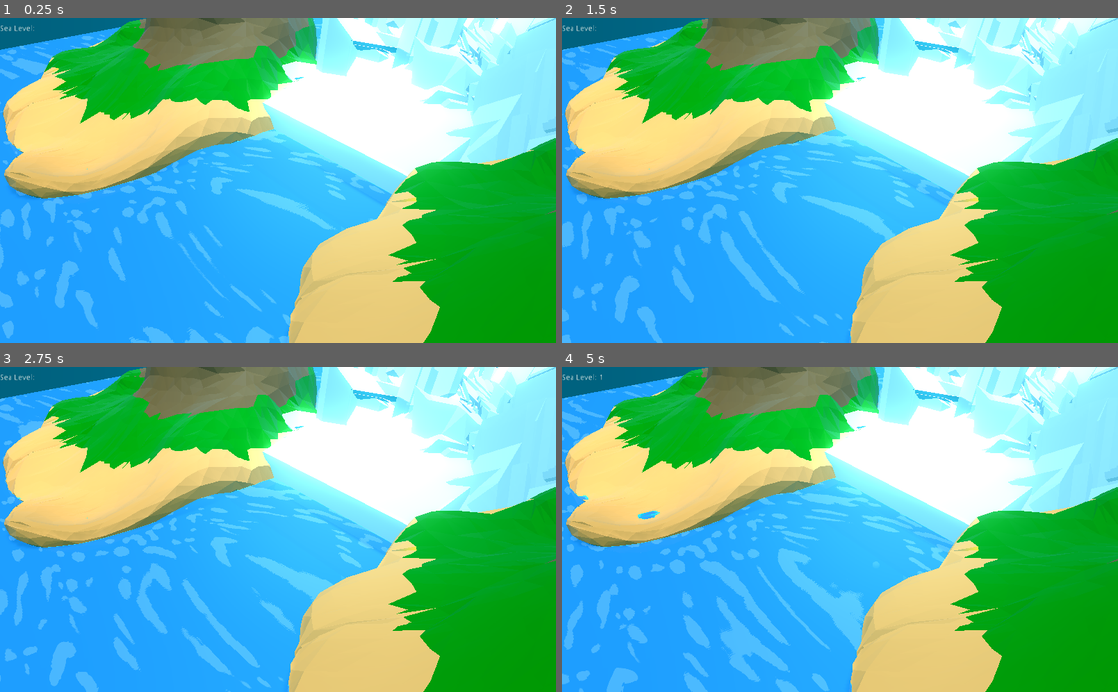
Above: before the commit, frames 1-4 (two rows, left to right).
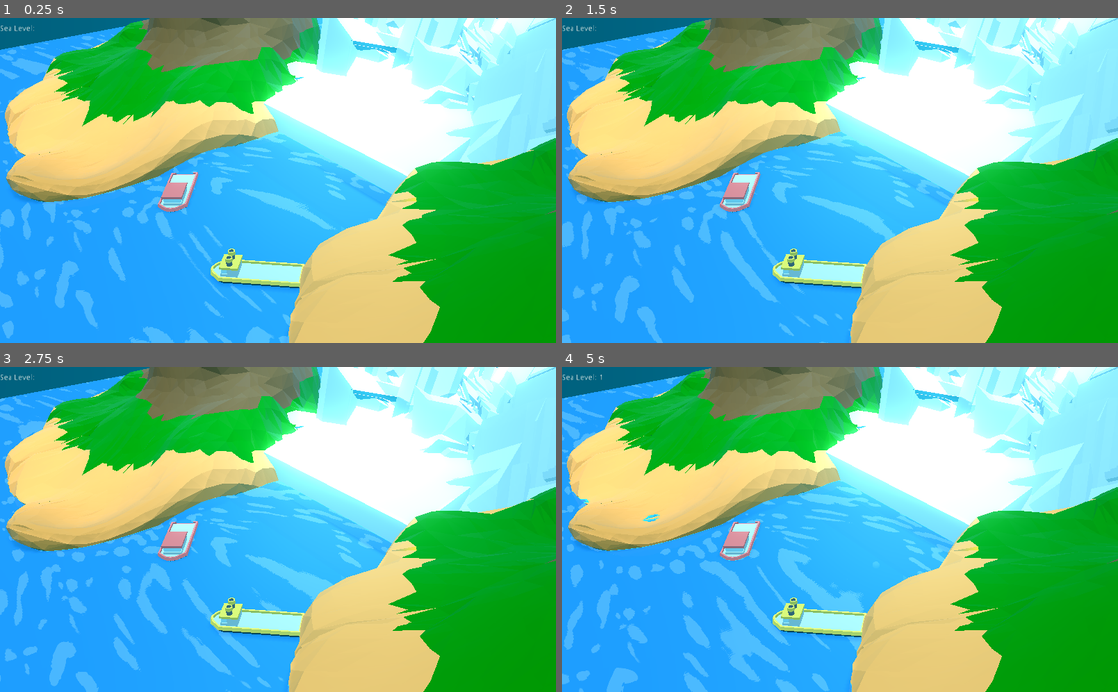
Above: after the commit, the same moments.

Repository: nikolajbaer/ld50
Game: Godot game, scene res://Scenes/root.tscn
Two runs of this game, one before a commit and one after it. Both use one fixed random seed, a clock stepped at 60 frames per second and the inputs below.
Inputs (mouse positions are in pixels of both pictures, inside the frame that each line leads up to):
- Up to frame 1 (0.25 s): no input
- Up to frame 2 (1.5 s): move the mouse to (962, 164) at 0.52 s; click (962, 164) at 0.67 s; drag from (728, 196) to (812, 245) at 1.27 s
- Up to frame 3 (2.75 s): move the mouse to (333, 458) at 2.02 s; click (333, 458) at 2.17 s
- Up to frame 4 (5 s): drag from (812, 594) to (673, 480) at 2.77 s; move the mouse to (1006, 578) at 3.52 s; click (1006, 578) at 3.67 s; drag from (673, 480) to (756, 448) at 4.27 s

The runs differ from the first frame. In frame 1, 5.7% of the frame differs, in the area x 0-86%, y 0-84%; in frame 2, 5.7%; in frame 3, 5.7%; in frame 4, 5.8%, in the area x 0-58%, y 0-84%.

Commit message:
some boats

Diff:
--- a/Scenes/root.tscn
+++ b/Scenes/root.tscn
@@ -6,6 +6,8 @@
 [ext_resource path="res://default_env.tres" type="Environment" id=4]
 [ext_resource path="res://Models/berg.glb" type="PackedScene" id=5]
 [ext_resource path="res://Models/island.glb" type="PackedScene" id=6]
+[ext_resource path="res://Models/Boats/watercraftPack_004.gltf" type="PackedScene" id=7]
+[ext_resource path="res://Models/Boats/watercraftPack_005.gltf" type="PackedScene" id=8]
 
 [sub_resource type="BoxShape" id=1]
 extents = Vector3( 86.7434, 10.678, 56.7298 )
@@ -106,11 +108,17 @@
 transform = Transform( -1.27469, 0, 0.712751, 0, 1, 0, -0.488043, 0, -0.87282, 21.2321, -13.2451, -38.3165 )
 
 [node name="island" parent="." instance=ExtResource( 6 )]
-transform = Transform( 0.3745, 0, -0.800002, 0, 1.06635, 0, 0.896495, 0, 0.600911, -45.5261, -6.7563, -24.142 )
+transform = Transform( 0.3745, 0, -0.800002, 0, 1.06635, 0, 0.896495, 0, 0.600911, -44.1783, -6.71732, -24.142 )
 
 [node name="island2" parent="." instance=ExtResource( 6 )]
 transform = Transform( -0.221814, 0, -0.948939, 0, 1.128, 0, 0.940966, 0, 0.0054118, 49.5157, -7.01261, -28.315 )
 
+[node name="watercraftPack_004" parent="." instance=ExtResource( 7 )]
+transform = Transform( 0.680716, 0, 0.793279, 0, 1, 0, -0.886902, 0, 0.608858, -7.45091, -2.90974, 5.9655 )
+
+[node name="watercraftPack_005" parent="." instance=ExtResource( 8 )]
+transform = Transform( 0.718891, 0, -0.695123, 0, 1, 0, 0.695123, 0, 0.718891, 17.4034, -2.38643, 7.44199 )
+
 [connection signal="body_entered" from="Scene/Ocean" to="." method="_on_Ocean_body_entered"]
 [connection signal="body_exited" from="Scene/Ocean" to="." method="_on_Ocean_body_exited"]
 [connection signal="body_entered" from="Scene/Glacier" to="." method="_on_Glacier_body_entered"]
Not shown: 1 places in Scenes/root.tscn that only renumber resources
